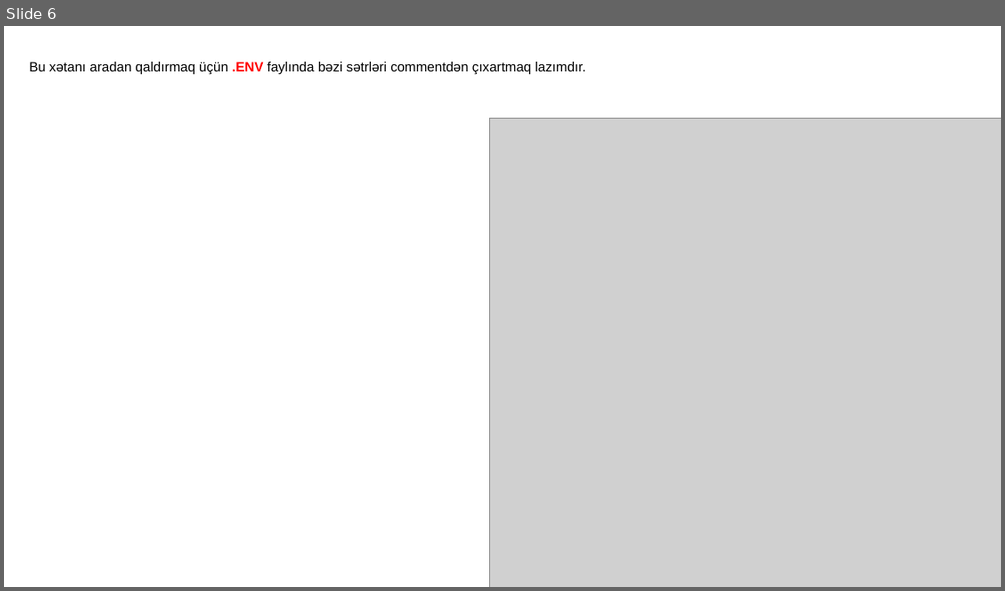
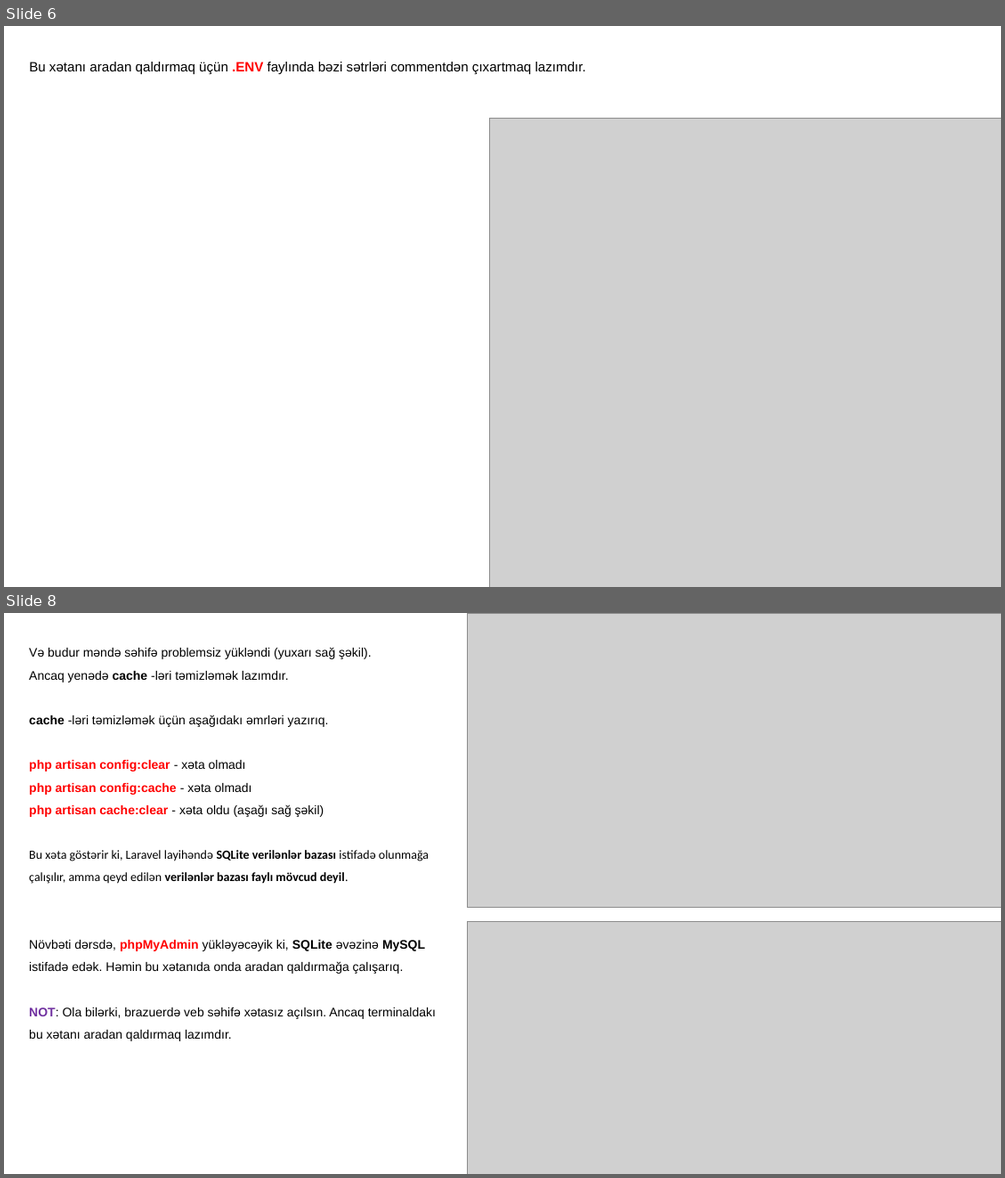
Before and after one commit to codeurient/Vendor-E-commerce, a slide deck: .lessons/6 Install new laravel & About folder structure/Install new laravel.pptx. Shown one above the other, each under a label of ours: slide 6 before the commit, slides 6 and 8 after it; the slides between them are not shown. The pictures are 1005x591 and 1005x1178 pixels, drawn with LibreOffice and Linux fonts; fonts in the diff are those of the drawing; grey boxes stand for pictures. Boxes give left, top, right and bottom in pixels: in the first picture for what was removed or moved away, otherwise in the second. Text is boxed around its words. In the diff, an @@ line names an element or a change of style, - is before the commit and + after.

```diff
--- a/.lessons/6 Install new laravel & About folder structure/Install new laravel.pptx
+++ b/.lessons/6 Install new laravel & About folder structure/Install new laravel.pptx
@@ slide 8 added at box(4, 613, 1001, 1174), background #FFFFFF @@
@@ picture added at box(468, 613, 1001, 908) @@
@@ text added at box(29, 647, 436, 1041), 12 pt, text #000000 @@
+Və budur məndə səhifə problemsiz yükləndi (yuxarı sağ şəkil).
+Ancaq yenədə cache -ləri təmizləmək lazımdır.
+cache -ləri təmizləmək üçün aşağıdakı əmrləri yazırıq.
+php artisan config:clear - xəta olmadı
+php artisan config:cache - xəta olmadı
+php artisan cache:clear - xəta oldu (aşağı sağ şəkil)
+Bu xəta göstərir ki, Laravel layihəndə SQLite verilənlər bazası istifadə olunmağa çalışılır, amma qeyd edilən verilənlər bazası faylı mövcud deyil.
+Növbəti dərsdə, phpMyAdmin yükləyəcəyik ki, SQLite əvəzinə MySQL istifadə edək. Həmin bu xətanıda onda aradan qaldırmağa çalışarıq.
+NOT: Ola bilərki, brazuerdə veb səhifə xətasız açılsın. Ancaq terminaldakı bu xətanı aradan qaldırmaq lazımdır.
@@ picture added at box(468, 921, 1001, 1174) @@
```
Also in this commit, not shown: 1 other slide added, 2 slides removed, 3 other files.
